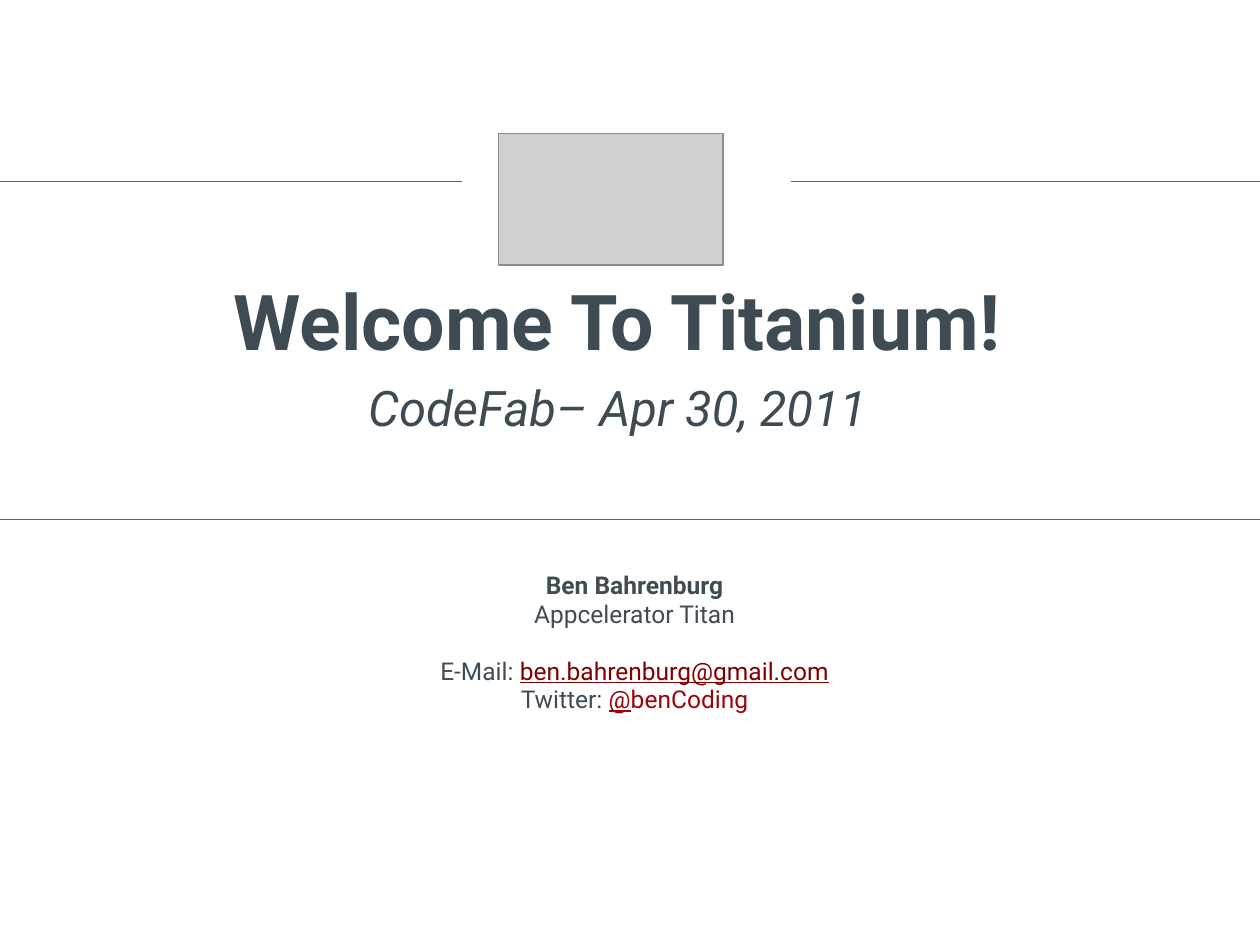
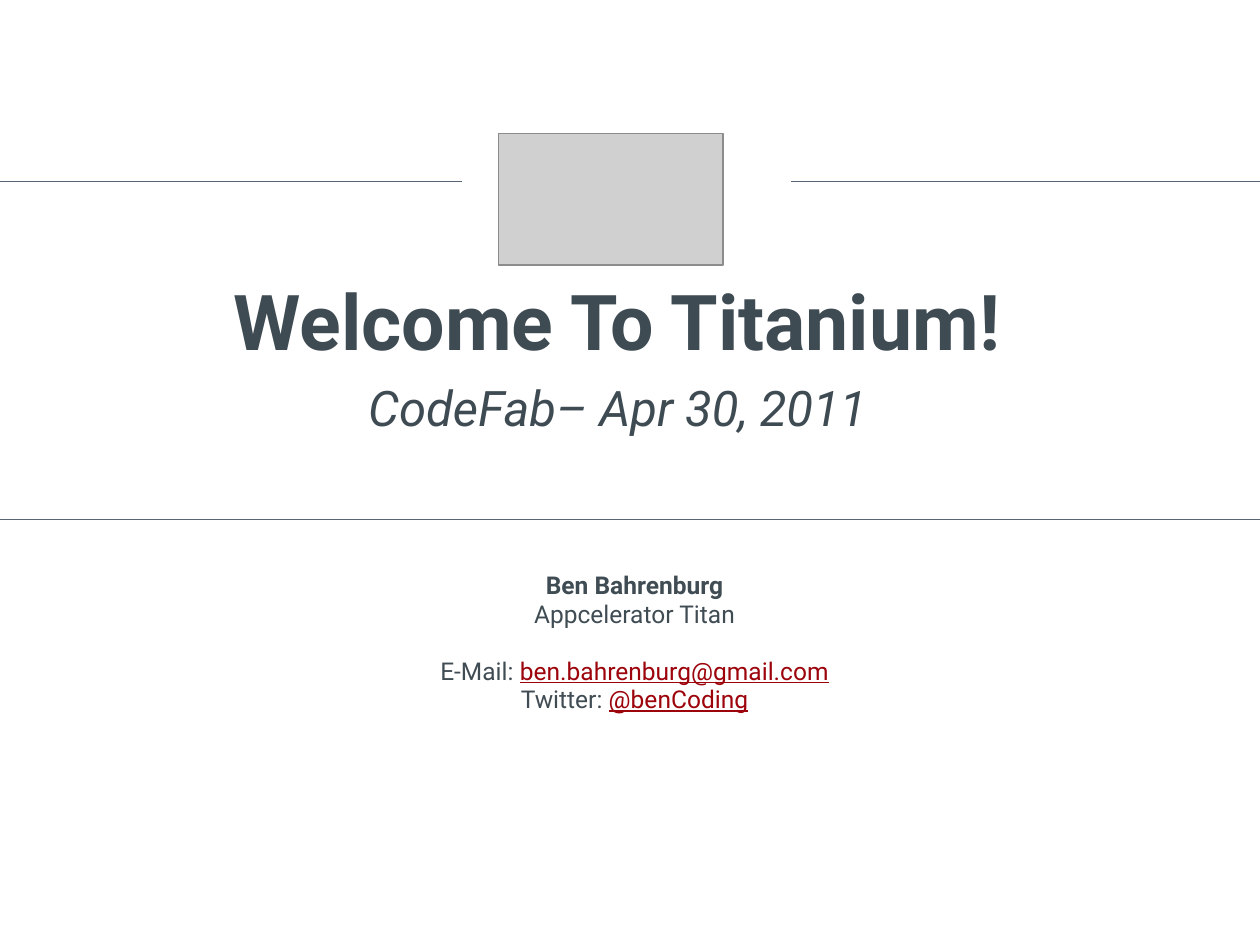
Before and after one commit to benbahrenburg/codefab2011, a slide deck: slide 1 of slides/titanium.pptx. Drawn at 1260x945 pixels with LibreOffice and Linux fonts; fonts in the diff are those of the drawing; grey boxes stand for pictures; background and template pictures are left out. Boxes give left, top, right and bottom in pixels: in the first picture for what was removed or moved away, otherwise in the second. Text is boxed around its words. In the diff, an @@ line names an element or a change of style, - is before the commit and + after.

Commit message:
updating slides

```diff
--- a/slides/titanium.pptx
+++ b/slides/titanium.pptx
@@ text at (440, 661, 829, 714): text colour #800000 to #9C030B in "ben.bahrenburg@gmail.com"; underline on in "@benCoding" @@
```
Also in this commit, not shown: 1 other slide changed, 2 other files.
